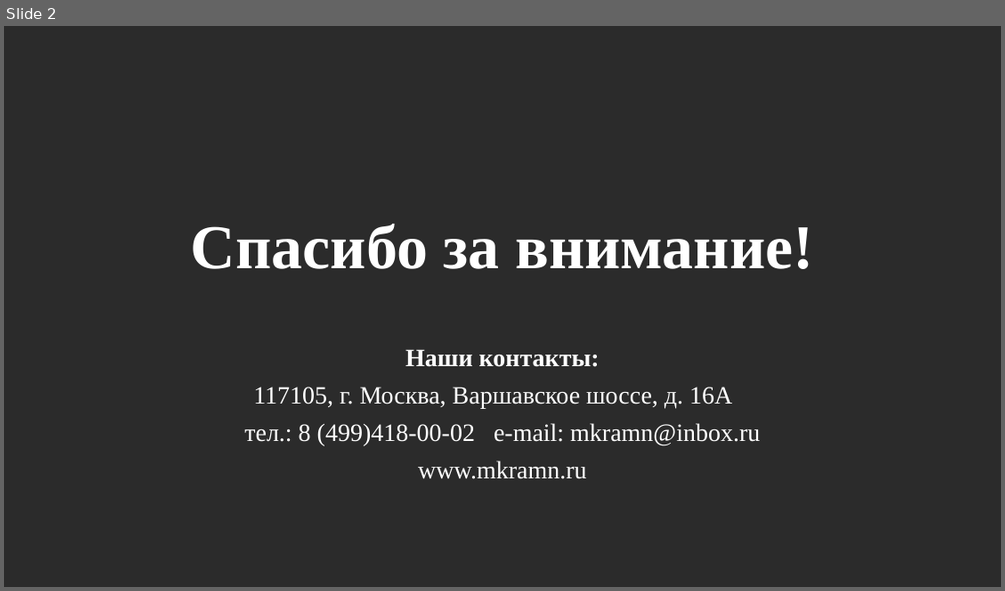
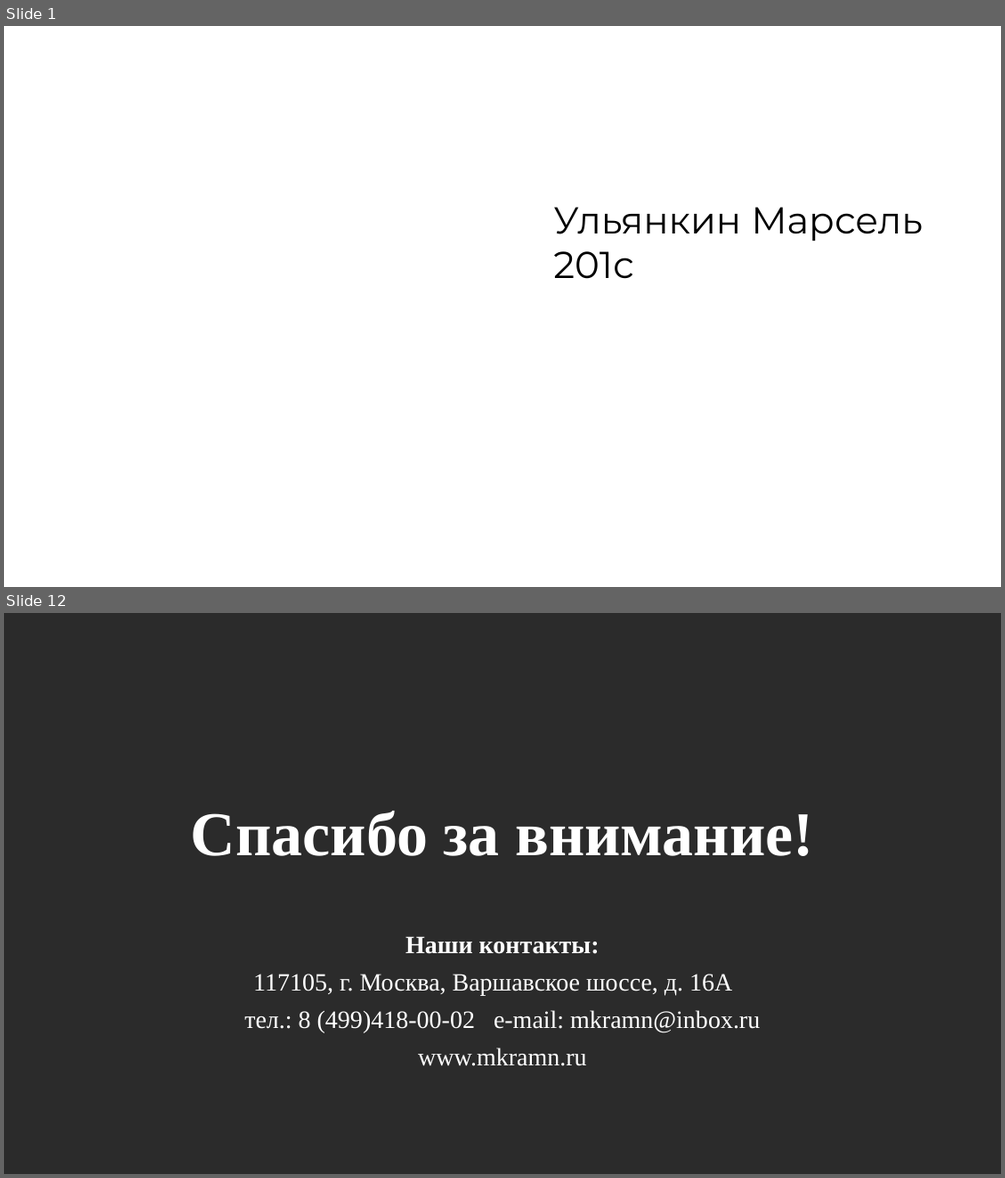
Before and after one commit to Da67uuun/dem.github.io, a slide deck: p8-23.pptx. Shown one above the other, each under a label of ours: slide 2 before the commit, slides 1 and 12 after it; the slides between them are not shown. The pictures are 1005x591 and 1005x1178 pixels, drawn with LibreOffice and Linux fonts; fonts in the diff are those of the drawing; background and template pictures are left out; a plain dark background stands for a picture behind light text. Boxes give left, top, right and bottom in pixels: in the first picture for what was removed or moved away, otherwise in the second. Text is boxed around its words. In the diff, an @@ line names an element or a change of style, - is before the commit and + after.

```diff
--- a/p8-23.pptx
+++ b/p8-23.pptx
@@ slide 1 added at [4, 26, 1001, 587], background picture (left out) @@
@@ text added at [553, 207, 922, 279], 36 pt, text #000000 @@
+Ульянкин Марсель
+201с
@@ what was slide 2 is now slide 12 @@
```
Also in this commit, not shown: 10 slides changed, 2 slides removed.
